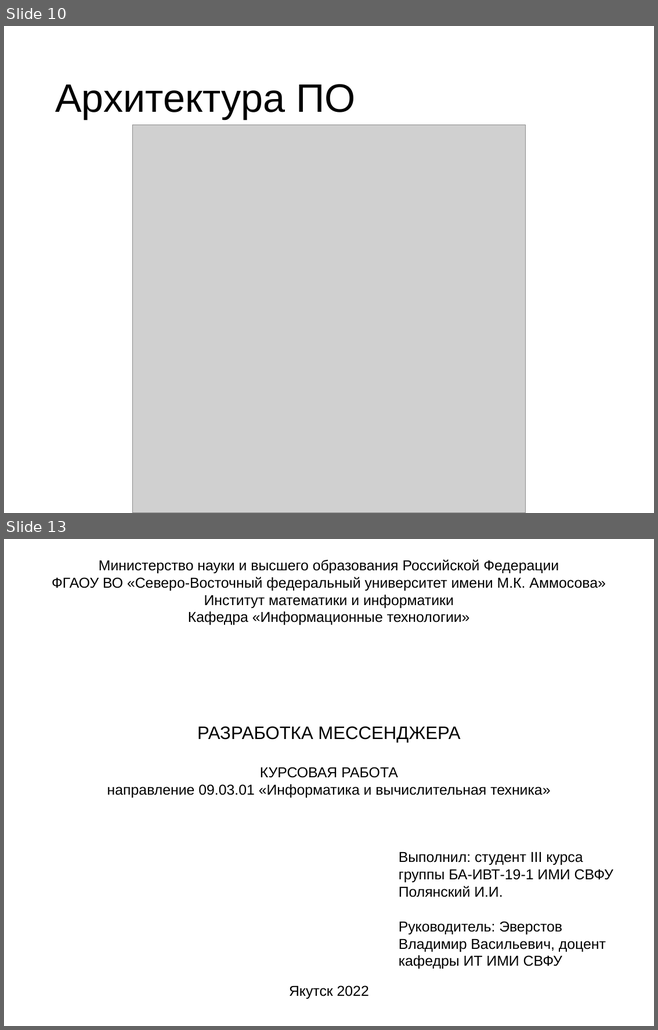
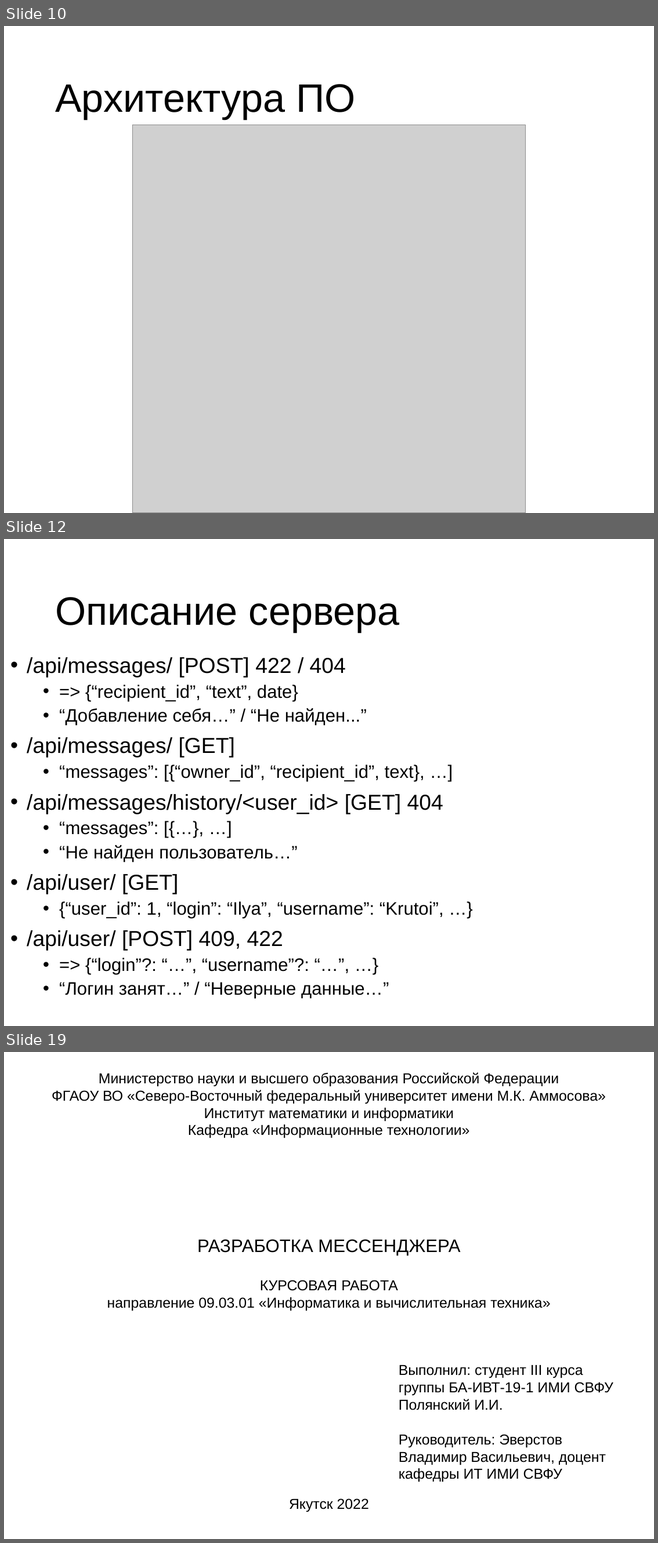
Before and after one commit to SadScream/coursework, a slide deck: Презентация Полянский.pptx. Shown one above the other, each under a label of ours: slides 10 and 13 before the commit, slides 10, 12 and 19 after it; the slides between them are not shown. The pictures are 658x1030 and 658x1543 pixels, drawn with LibreOffice and Linux fonts; fonts in the diff are those of the drawing; grey boxes stand for pictures. Boxes give left, top, right and bottom in pixels: in the first picture for what was removed or moved away, otherwise in the second. Text is boxed around its words. In the diff, an @@ line names an element or a change of style, - is before the commit and + after.

Commit message:
добавлен код в приложение, немного подредактированы файлы проекта

```diff
--- a/Презентация Полянский.pptx
+++ b/Презентация Полянский.pptx
@@ slide 12 added at bbox=[4, 539, 654, 1026], background #FFFFFF @@
@@ title added at bbox=[55, 597, 400, 632], 44 pt, text #000000 @@
+Описание сервера
@@ text added at bbox=[27, 657, 444, 999], 20 pt, text #000000 @@
+• /api/messages/ [POST] 422 / 404
+  • => {“recipient_id”, “text”, date}
+  • “Добавление себя…” / “Не найден...”
+• /api/messages/ [GET]
+  • “messages”: [{“owner_id”, “recipient_id”, text}, …]
+• /api/messages/history/<user_id> [GET] 404
+  • “messages”: [{…}, …]
+  • “Не найден пользователь…”
+• /api/user/ [GET]
+  • {“user_id”: 1, “login”: “Ilya”, “username”: “Krutoi”, …}
+• /api/user/ [POST] 409, 422
+  • => {“login”?: “…”, “username”?: “…”, …}
+  • “Логин занят…” / “Неверные данные…”
@@ what was slide 13 is now slide 19 @@
```
Also in this commit, not shown: 1 slide changed, 6 other slides added, 1 slide removed, 34 other files.
